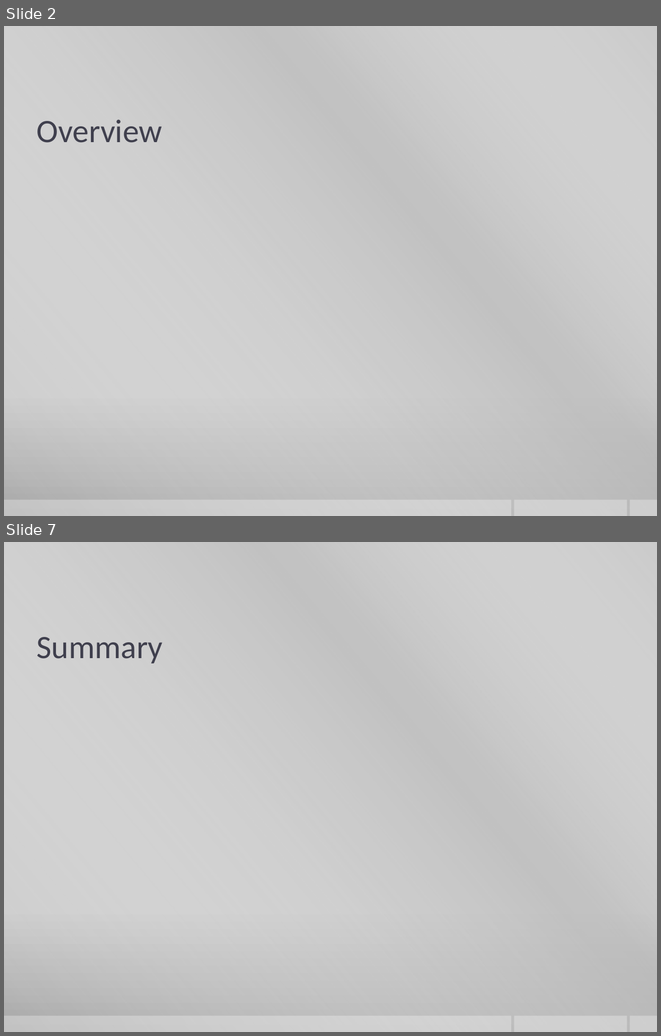
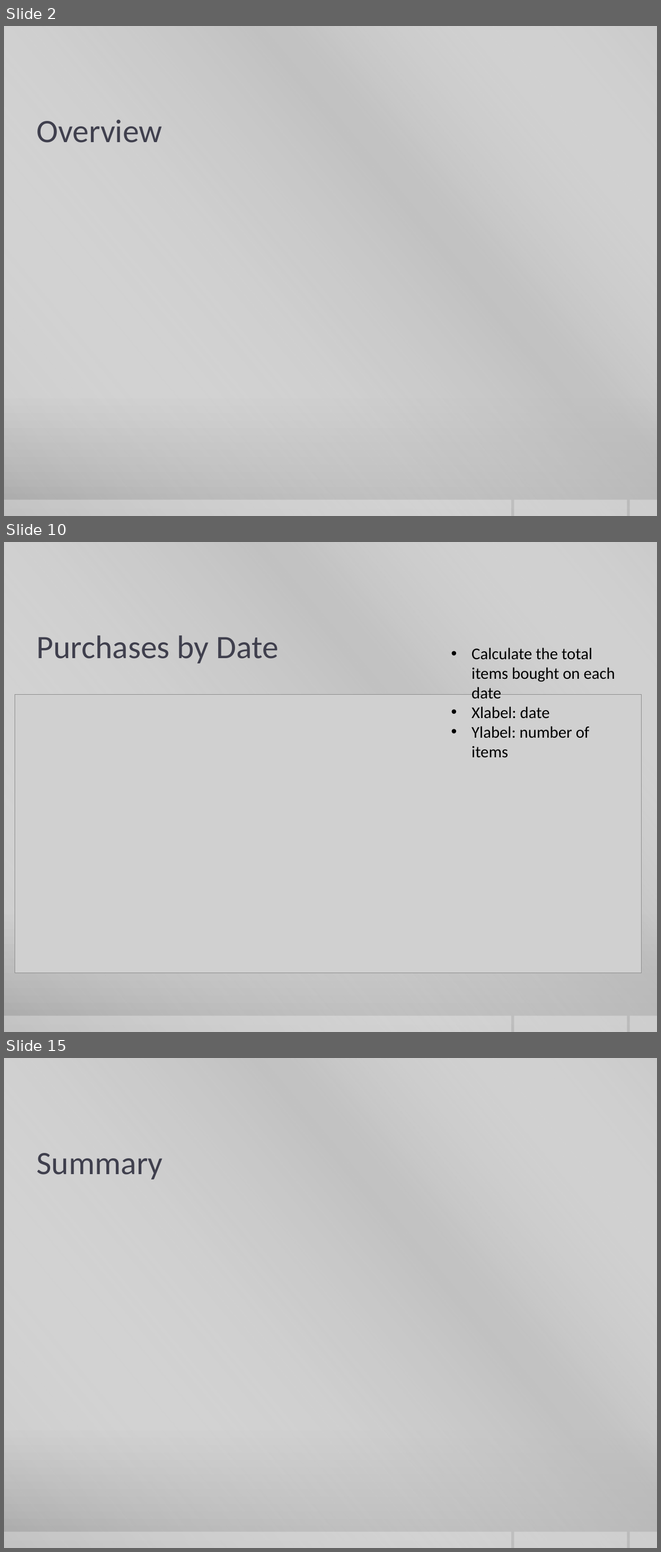
Before and after one commit to curtiskelsey/CS8370Group, a slide deck: Advertising Positioning.pptx. Shown one above the other, each under a label of ours: slides 2 and 7 before the commit, slides 2, 10 and 15 after it; the slides between them are not shown. The pictures are 661x1036 and 661x1552 pixels, drawn with LibreOffice and Linux fonts; fonts in the diff are those of the drawing; grey boxes stand for pictures; background and template pictures are left out. Boxes give left, top, right and bottom in pixels: in the first picture for what was removed or moved away, otherwise in the second. Text is boxed around its words. In the diff, an @@ line names an element or a change of style, - is before the commit and + after.

```diff
--- a/Advertising Positioning.pptx
+++ b/Advertising Positioning.pptx
@@ slide 10 added at (4, 542, 657, 1032), background gradient #CBCBCB to #C8C8C8 to #A7A7A7; not listed: 4 template elements that a slide beside it also shows @@
@@ title added at (37, 635, 279, 663), 36 pt, text #3F3F4D @@
+Purchases by Date
@@ text added at (471, 647, 615, 758), 18 pt, text #000000 @@
+• Calculate the total items bought on each date
+• Xlabel: date
+• Ylabel: number of items
@@ picture added at (15, 694, 642, 972) @@
@@ what was slide 7 is now slide 15 @@
```
Also in this commit, not shown: 4 slides changed, 7 other slides added, 16 other files.
